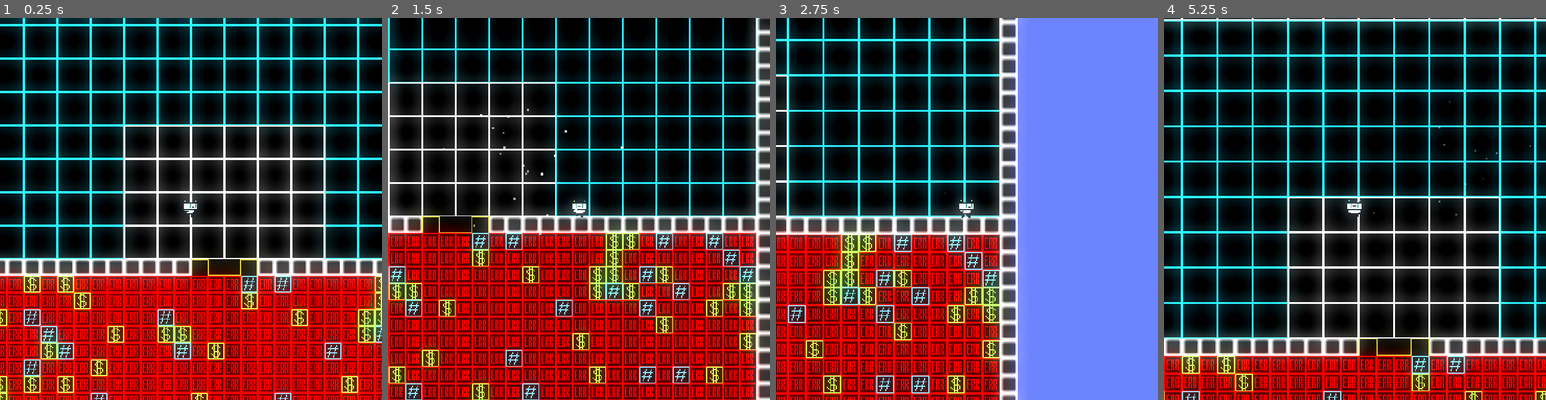
Above: before the commit, frames 1-4 (left to right).
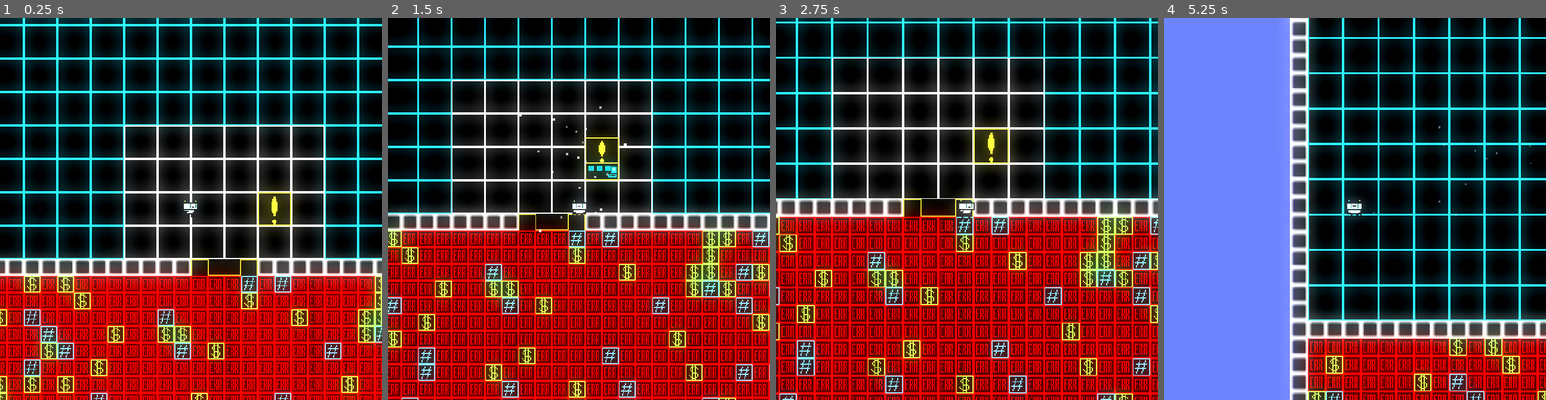
Above: after the commit, the same moments.

Repository: LexMalch/debuger
Game: Godot game, scene res://scene/main/main.tscn
The game is run twice, just before and just after one commit, with the same random seed, the same clock (stepped at 60 frames per second) and the same inputs.
Inputs (mouse positions are in pixels of both pictures, inside the frame that each line leads up to):
- Up to frame 1 (0.25 s): no input
- Up to frame 2 (1.5 s): tap Enter at 0.5 s; move the mouse to (663, 189) at 0.52 s; hold D (right) 0.53-1.28 s; hold Right mouse button (rmb) 0.53-1.28 s; move the mouse to (502, 228) at 1.27 s; hold S (down) from 1.28 s (still down); click (502, 228) at 1.35 s
- Up to frame 3 (2.75 s): move the mouse to (1005, 124) at 2.02 s; release S (down) at 2.03 s; hold D (right) from 2.03 s (still down); tap Mouse wheel up (zoom_in) at 2.1 s
- Up to frame 4 (5.25 s): move the mouse to (1335, 285) at 2.77 s; release D (right) at 2.78 s; hold W (up) 2.78-3.53 s; tap Mouse wheel down (zoom_out) at 2.85 s; move the mouse to (1469, 266) at 3.52 s; hold Right mouse button (rmb) 3.53-4.28 s; hold A (left) 3.53-5.03 s; move the mouse to (1240, 151) at 4.27 s; click (1240, 151) at 4.35 s; move the mouse to (1374, 209) at 5.02 s; hold S (down) from 5.03 s (still down); tap Mouse wheel up (zoom_in) at 5.1 s

The runs differ from the first frame. In frame 1, 0.4% of the frame differs, in the area x 67-77%, y 45-55%; in frame 2, 51%; in frame 3, 77%, in the area x 0-100%, y 0-100%; in frame 4, 76%.

Commit message:
манагеник ебейший

Diff:
--- /dev/null
+++ b/scene/generator/generator.gd
@@ -0,0 +1,7 @@
+extends CharacterBody2D
+func _on_buildup_area_area_entered(area):
+	$Srpite.play("buid_up")
+	$AnimationPlayer.play("build_up")
+func _on_buildup_area_area_exited(area):
+	$Srpite.play_backwards("buid_up")
+	$AnimationPlayer.play_backwards("build_up")
--- /dev/null
+++ b/scene/generator/generator.tscn
@@ -0,0 +1,166 @@
+[gd_scene load_steps=19 format=3 uid="uid://b4prfxi5j7xur"]
+
+[ext_resource type="Texture2D" uid="uid://bfvs3us4xykxs" path="res://scene/generator/gen1.png" id="1_kdblc"]
+[ext_resource type="Script" uid="uid://c56ht8hmhwo0y" path="res://scene/generator/generator.gd" id="1_plp2v"]
+[ext_resource type="Texture2D" uid="uid://c26non8760ryi" path="res://scene/generator/gen2.png" id="2_plp2v"]
+[ext_resource type="Texture2D" uid="uid://bu2yffhf1feks" path="res://scene/generator/gen3.png" id="3_ca0l4"]
+[ext_resource type="Texture2D" uid="uid://cl8umensh8a6f" path="res://scene/generator/gen4.png" id="4_jccku"]
+[ext_resource type="Texture2D" uid="uid://cfm15tjvhmq4q" path="res://scene/generator/gen5.png" id="5_b5xoo"]
+[ext_resource type="Texture2D" uid="uid://biyutkm7lgobi" path="res://scene/generator/gen6.png" id="6_dufph"]
+[ext_resource type="Texture2D" uid="uid://b71f2fegsxnfn" path="res://scene/generator/gen7.png" id="7_ewm5t"]
+[ext_resource type="Texture2D" uid="uid://dcdnjvnwsf8go" path="res://scene/generator/gen8.png" id="8_ln4xp"]
+[ext_resource type="Texture2D" uid="uid://bgchsg2fuilnl" path="res://scene/generator/gen9.png" id="9_la0fv"]
+[ext_resource type="Texture2D" uid="uid://b2xvhtkecsn7h" path="res://scene/generator/gen10.png" id="10_vppxe"]
+
+[sub_resource type="SpriteFrames" id="SpriteFrames_yybav"]
+animations = [{
+"frames": [{
+"duration": 1.0,
+"texture": ExtResource("1_kdblc")
+}, {
+"duration": 1.0,
+"texture": ExtResource("2_plp2v")
+}, {
+"duration": 1.0,
+"texture": ExtResource("3_ca0l4")
+}, {
+"duration": 1.0,
+"texture": ExtResource("4_jccku")
+}, {
+"duration": 1.0,
+"texture": ExtResource("5_b5xoo")
+}, {
+"duration": 1.0,
+"texture": ExtResource("6_dufph")
+}, {
+"duration": 1.0,
+"texture": ExtResource("7_ewm5t")
+}, {
+"duration": 1.0,
+"texture": ExtResource("8_ln4xp")
+}, {
+"duration": 1.0,
+"texture": ExtResource("9_la0fv")
+}, {
+"duration": 1.0,
+"texture": ExtResource("10_vppxe")
+}],
+"loop": false,
+"name": &"buid_up",
+"speed": 20.0
+}, {
+"frames": [{
+"duration": 1.0,
+"texture": ExtResource("1_kdblc")
+}],
+"loop": false,
+"name": &"idle",
+"speed": 5.0
+}]
+
+[sub_resource type="RectangleShape2D" id="RectangleShape2D_kdblc"]
+size = Vector2(32, 32)
+
+[sub_resource type="Animation" id="Animation_kdblc"]
+resource_name = "build_up"
+length = 0.3
+step = 0.02
+tracks/0/type = "value"
+tracks/0/imported = false
+tracks/0/enabled = true
+tracks/0/path = NodePath("Area_collision:scale")
+tracks/0/interp = 2
+tracks/0/loop_wrap = true
+tracks/0/keys = {
+"times": PackedFloat32Array(0, 0.3),
+"transitions": PackedFloat32Array(1, 1),
+"update": 0,
+"values": [Vector2(0, 0), Vector2(2.76, 2.76)]
+}
+tracks/1/type = "value"
+tracks/1/imported = false
+tracks/1/enabled = true
+tracks/1/path = NodePath("../Build_collision:position")
+tracks/1/interp = 2
+tracks/1/loop_wrap = true
+tracks/1/keys = {
+"times": PackedFloat32Array(0, 0.3),
+"transitions": PackedFloat32Array(1, 1),
+"update": 0,
+"values": [Vector2(0, 8), Vector2(0, 3.5)]
+}
+
+[sub_resource type="Animation" id="Animation_plp2v"]
+length = 0.001
+tracks/0/type = "value"
+tracks/0/imported = false
+tracks/0/enabled = true
+tracks/0/path = NodePath("Area_collision:scale")
+tracks/0/interp = 1
+tracks/0/loop_wrap = true
+tracks/0/keys = {
+"times": PackedFloat32Array(0),
+"transitions": PackedFloat32Array(1),
+"update": 0,
+"values": [Vector2(2.76, 2.76)]
+}
+tracks/1/type = "value"
+tracks/1/imported = false
+tracks/1/enabled = true
+tracks/1/path = NodePath("../Build_collision:position")
+tracks/1/interp = 1
+tracks/1/loop_wrap = true
+tracks/1/keys = {
+"times": PackedFloat32Array(0),
+"transitions": PackedFloat32Array(1),
+"update": 0,
+"values": [Vector2(0, 8)]
+}
+
+[sub_resource type="AnimationLibrary" id="AnimationLibrary_ca0l4"]
+_data = {
+&"RESET": SubResource("Animation_plp2v"),
+&"build_up": SubResource("Animation_kdblc")
+}
+
+[sub_resource type="CircleShape2D" id="CircleShape2D_opvtb"]
+
+[sub_resource type="CircleShape2D" id="CircleShape2D_plp2v"]
+
+[node name="Generator" type="CharacterBody2D"]
+script = ExtResource("1_plp2v")
+
+[node name="Srpite" type="AnimatedSprite2D" parent="."]
+sprite_frames = SubResource("SpriteFrames_yybav")
+animation = &"idle"
+
+[node name="Build_collision" type="CollisionShape2D" parent="."]
+position = Vector2(0, 8)
+shape = SubResource("RectangleShape2D_kdblc")
+
+[node name="AnimationPlayer" type="AnimationPlayer" parent="."]
+root_node = NodePath("../generator_area")
+libraries = {
+&"": SubResource("AnimationLibrary_ca0l4")
+}
+
+[node name="generator_area" type="Area2D" parent="."]
+collision_layer = 2
+
+[node name="Area_collision" type="CollisionShape2D" parent="generator_area"]
+position = Vector2(0, 8)
+scale = Vector2(2.76, 2.76)
+shape = SubResource("CircleShape2D_opvtb")
+
+[node name="Buildup_area" type="Area2D" parent="."]
+collision_layer = 0
+
+[node name="CollisionShape2D" type="CollisionShape2D" parent="Buildup_area"]
+position = Vector2(0, 8)
+scale = Vector2(2.702, 2.702)
+shape = SubResource("CircleShape2D_plp2v")
+
+[connection signal="area_entered" from="generator_area" to="." method="_on_generator_area_area_entered"]
+[connection signal="area_exited" from="generator_area" to="." method="_on_generator_area_area_exited"]
+[connection signal="area_entered" from="Buildup_area" to="." method="_on_buildup_area_area_entered"]
+[connection signal="area_exited" from="Buildup_area" to="." method="_on_buildup_area_area_exited"]
--- a/scene/main/main.tscn
+++ b/scene/main/main.tscn
@@ -1,9 +1,10 @@
-[gd_scene load_steps=10 format=4 uid="uid://b6nyv11ur5obw"]
+[gd_scene load_steps=11 format=4 uid="uid://b6nyv11ur5obw"]
 
 [ext_resource type="Texture2D" uid="uid://3wxc7v1qvmwl" path="res://art/erg.png" id="1_a0c6e"]
 [ext_resource type="Texture2D" uid="uid://bdiyibao454u2" path="res://art/tiles/tileset2.png" id="2_qtsyf"]
 [ext_resource type="Script" uid="uid://wq4x0hjane70" path="res://scene/main/cave.gd" id="3_siuy0"]
 [ext_resource type="PackedScene" uid="uid://bhxix5rdtca7p" path="res://scene/player/player.tscn" id="4_b8g54"]
+[ext_resource type="PackedScene" uid="uid://b4prfxi5j7xur" path="res://scene/generator/generator.tscn" id="4_qtsyf"]
 
 [sub_resource type="Environment" id="Environment_1bvp3"]
 background_mode = 3
@@ -113,6 +114,9 @@
 tile_set = SubResource("TileSet_efxa6")
 script = ExtResource("3_siuy0")
 
+[node name="Generator" parent="." instance=ExtResource("4_qtsyf")]
+position = Vector2(384, 72)
+
 [node name="Player" parent="." instance=ExtResource("4_b8g54")]
 z_index = 10
 position = Vector2(304, 80)
--- a/scene/player/player.tscn
+++ b/scene/player/player.tscn
@@ -164,6 +164,8 @@
 scale_curve = SubResource("CurveTexture_egxbn")
 color_ramp = SubResource("GradientTexture1D_04bvi")
 
+[sub_resource type="CircleShape2D" id="CircleShape2D_txlge"]
+
 [node name="Player" type="CharacterBody2D"]
 self_modulate = Color(1, 1, 7.735, 1)
 position = Vector2(176, 352)
@@ -197,3 +199,10 @@
 speed_scale = 1.29
 randomness = 0.61
 process_material = SubResource("ParticleProcessMaterial_5sn52")
+
+[node name="Area2D" type="Area2D" parent="."]
+
+[node name="CollisionShape2D" type="CollisionShape2D" parent="Area2D"]
+position = Vector2(0, 4)
+scale = Vector2(0.375, 0.375)
+shape = SubResource("CircleShape2D_txlge")
Binary file added: scene/generator/gen1.png
Not shown, added: scene/generator/gen1.png.import
Binary file added: scene/generator/gen10.png
Not shown, added: scene/generator/gen10.png.import
Binary file added: scene/generator/gen2.png
Not shown, added: scene/generator/gen2.png.import
Binary file added: scene/generator/gen3.png
Not shown, added: scene/generator/gen3.png.import
Binary file added: scene/generator/gen4.png
Not shown, added: scene/generator/gen4.png.import
Binary file added: scene/generator/gen5.png
Not shown, added: scene/generator/gen5.png.import
(and 10 more such lines)
